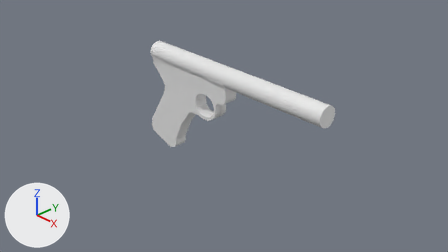
Before and after pictures for a commit that changed the Blender file Art/3D/Blender/Pistol.blend.
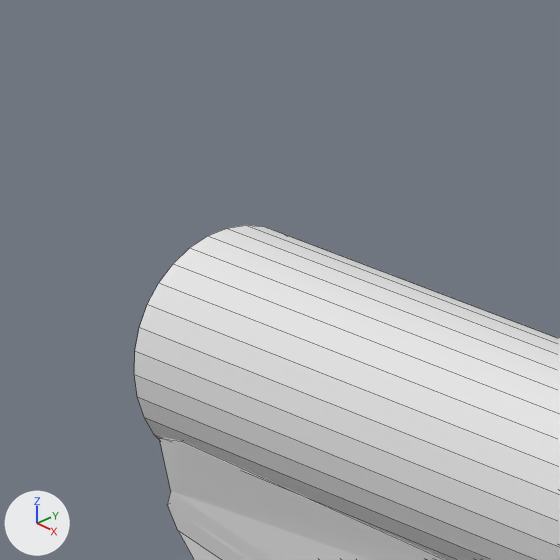
The first picture shows the older version from the file's camera 'Camera'. The close-ups show the older and then the newer version on the part from 31% to 41% of the width and 9% to 26% of the height of that picture. Only the edits that show in the close-ups are written down. Arrows for +X, +Y and +Z are at lower left; the lights stay in place. The close-ups show mesh edges as thin lines.
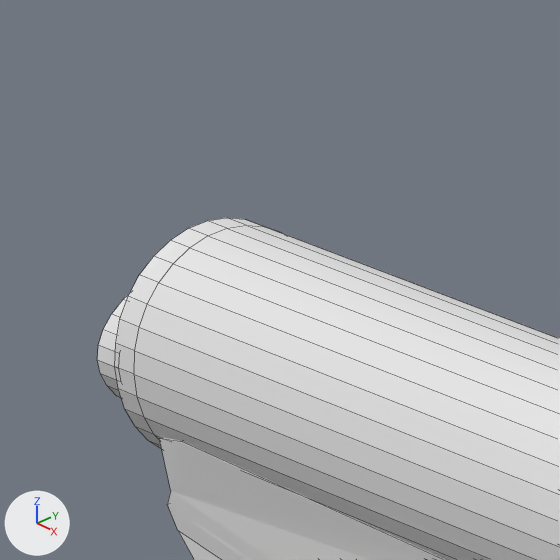
Location of each change, (x1, y1, x2, y2) in pixels of the close-ups (560 x 560 px):
'Cylinder', reshaped
    before: (134, 225, 560, 560)
    after: (115, 218, 560, 560)
'Plane', reshaped
    both: (159, 438, 448, 560)
'Cylinder.001', added
    after: (97, 293, 130, 398)
part 1 of me_cylinder, built on
    after: (115, 218, 276, 449)

What changed in the scene script:
```text
Change me_cylinder:
    used by ob_cylinder; location = (0.034, 0.209, 0.788); rotation_euler = (0.0, 1.571, 0.0), in degrees (0, 90, 0); scale = (0.188, 0.188, 0.188)
    remove me_cylinder.from_pydata(...)  # 64 vertices, 34 faces; spans x -1.0..1.0, y -1.0..1.0, z -11.5..11.2
    add me_cylinder.from_pydata(...)  # 160 vertices, 130 faces; spans x -1.0..1.0, y -1.0..1.0, z -11.7..11.2
    me_cylinder part 1
    1 face is deleted
    32 vertices are added at x -1.0..1.0, y -1.0..1.0, z -11.7
    33 new faces join them
    other edits to the shape of me_cylinder do not show in these pictures
Add me_cylinder_001:
    me_cylinder_001.from_pydata(...)  # 128 vertices, 98 faces; spans x -0.63..0.63, y -1.0..1.0, z -12.3..-10.76
Add ob_cylinder_001:
    ob_cylinder_001 = bpy.data.objects.new('Cylinder.001', me_cylinder_001)
    ob_cylinder_001.location = (0.093, 0.209, 0.788)
    ob_cylinder_001.rotation_euler = (0.0, 1.571, 0.0)  # degrees (0, 90, 0)
    ob_cylinder_001.scale = (0.188, 0.188, 0.188)
```
